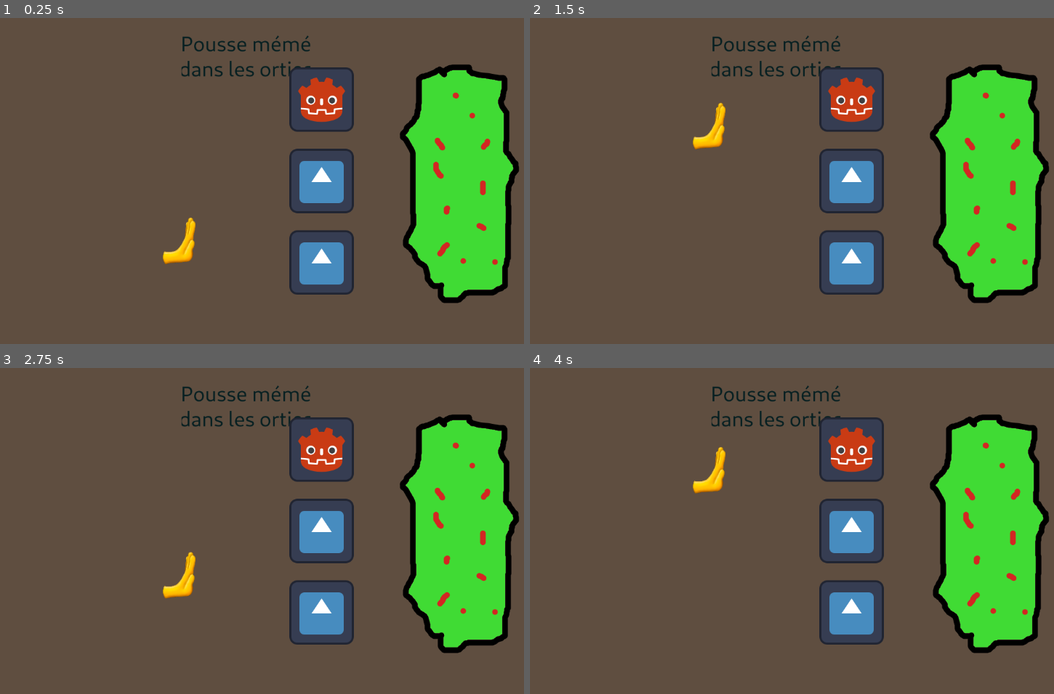
Above: before the commit, frames 1-4 (two rows, left to right).
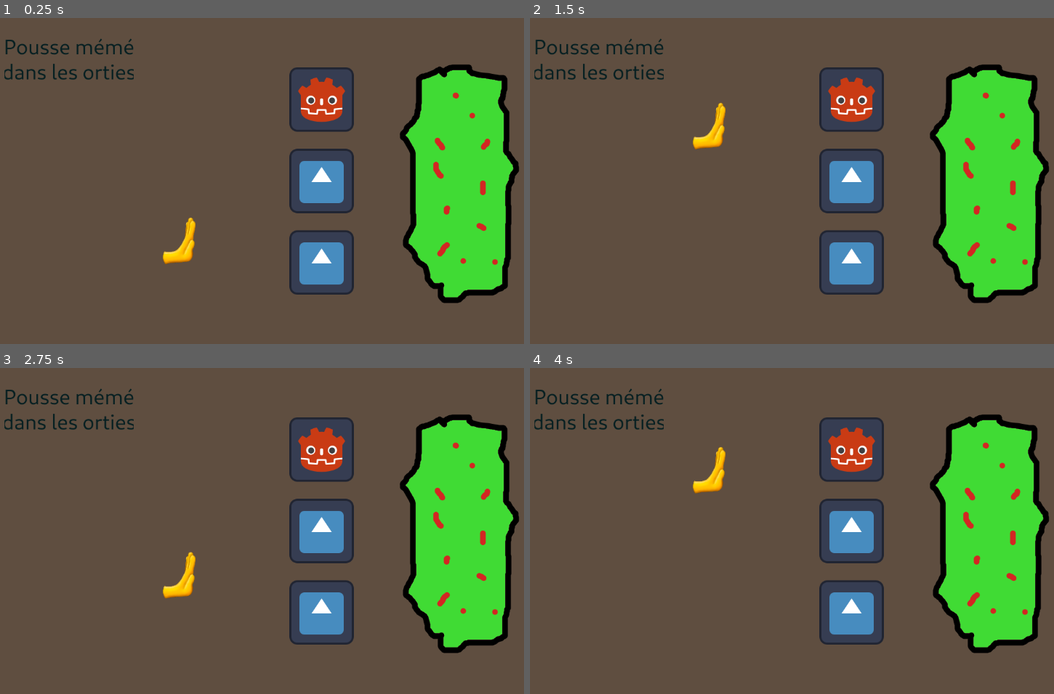
Above: after the commit, the same moments.

Repository: Laroustine/Global-GameJam_2024
Game: Godot game, scene res://mini-games/meme_ortie.tscn
The game is run twice, just before and just after one commit, with the same random seed, the same clock (stepped at 60 frames per second) and the same inputs. This scene is started directly instead of the project's main scene. The engine's default icon, where the game draws it, is replaced by a stand-in: a white triangle on a blue panel in a dark square.
Inputs:
- Up to frame 1 (0.25 s): no input
- Up to frame 2 (1.5 s): tap Enter (ui_accept) at 0.5, 0.77 s; hold Right (ui_right) 0.53-1.28 s; hold Down (ui_down) from 1.28 s (still down)
- Up to frame 3 (2.75 s): tap Enter (ui_accept) at 1.52 s; release Down (ui_down) at 2.03 s; hold Right (ui_right) from 2.03 s (still down)
- Up to frame 4 (4 s): release Right (ui_right) at 2.78 s; hold Up (ui_up) 2.78-3.53 s; tap Enter (ui_accept) at 3.02, 3.77 s; hold Left (ui_left) from 3.53 s (still down)

The runs differ from the first frame. In frame 1, 1.3% of the frame differs, in the area x 0-60%, y 5-19%; in frame 2, 1.3%; in frame 3, 1.3%; in frame 4, 1.3%.

Commit message:
[UPD] Finish Loop and Score and Mini-game

Diff:
--- a/lvl/lvl_01.gd
+++ b/lvl/lvl_01.gd
@@ -1,7 +1,6 @@
 extends Node2D
 
 var npc = load("res://lvl/child.tscn")
-@onready var time_lable = $Control/Time
 @export var children_pos = [Vector2(0,0), Vector2(-800,800), Vector2(-800,-800),Vector2(800,800), Vector2(800,-800)]
 
 # Called when the node enters the scene tree for the first time.
@@ -16,7 +15,7 @@
 		$children.add_child(npc_i)
 
 # Called every frame. 'delta' is the elapsed time since the previous frame.
-func _process(delta):
+func _process(_delta):
 	#time_lable.set_text(time_to_str(($GlobalTimer.time_left)))
 	pass
 
--- a/mini-games/meme_assets/Grandma.gd
+++ b/mini-games/meme_assets/Grandma.gd
@@ -1,20 +1,12 @@
 class_name Grandma extends Area2D
 
 @export var IS_GRANDMA: bool = false
-var text = null
+@export var anim: AnimationPlayer
+var text_gran = preload("res://icon2.svg")
+var text_child = preload("res://icon.svg")
 
-func _init(grandma: bool):
-	var sprite = Sprite2D.new()
-	IS_GRANDMA = grandma
+func _ready():
 	if IS_GRANDMA:
-		text = load("res://icon2.svg")
+		$Sprite2D.texture = text_gran
 	else:
-		text = load("res://icon.svg")
-	sprite.texture = text
-	add_child(sprite)
-	var collision = CollisionShape2D.new()
-	var rect = RectangleShape2D.new()
-	rect.size = Vector2(30, 140)
-	collision.shape = rect
-	collision.position = Vector2(-50, 0)
-	add_child(collision)
+		$Sprite2D.texture = text_child
--- a/mini-games/meme_assets/Grandma.tscn
+++ b/mini-games/meme_assets/Grandma.tscn
@@ -1,6 +1,83 @@
-[gd_scene load_steps=2 format=3 uid="uid://tpaagxx7mqso"]
+[gd_scene load_steps=7 format=3 uid="uid://tpaagxx7mqso"]
 
 [ext_resource type="Script" path="res://mini-games/meme_assets/Grandma.gd" id="1_wa47e"]
+[ext_resource type="Texture2D" uid="uid://dtmqop2w18wf8" path="res://icon.svg" id="2_23jdf"]
+
+[sub_resource type="RectangleShape2D" id="RectangleShape2D_25pid"]
+size = Vector2(40, 120)
+
+[sub_resource type="Animation" id="Animation_orkvj"]
+resource_name = "jump"
+length = 1.2
+tracks/0/type = "value"
+tracks/0/imported = false
+tracks/0/enabled = true
+tracks/0/path = NodePath("Sprite2D:position")
+tracks/0/interp = 1
+tracks/0/loop_wrap = true
+tracks/0/keys = {
+"times": PackedFloat32Array(0, 0.3, 0.6, 0.9, 1.2),
+"transitions": PackedFloat32Array(1, 1, 1, 1, 1),
+"update": 0,
+"values": [Vector2(0, 0), Vector2(93, -59), Vector2(172, -79), Vector2(250, -63), Vector2(315, 16)]
+}
+tracks/1/type = "value"
+tracks/1/imported = false
+tracks/1/enabled = true
+tracks/1/path = NodePath("Sprite2D:rotation")
+tracks/1/interp = 1
+tracks/1/loop_wrap = true
+tracks/1/keys = {
+"times": PackedFloat32Array(0, 0.1, 0.7, 1.2),
+"transitions": PackedFloat32Array(1, 1, 1, 1),
+"update": 0,
+"values": [0.0, 0.145444, 0.174533, 1.74533]
+}
+
+[sub_resource type="Animation" id="Animation_52mp0"]
+length = 0.001
+tracks/0/type = "value"
+tracks/0/imported = false
+tracks/0/enabled = true
+tracks/0/path = NodePath("Sprite2D:rotation")
+tracks/0/interp = 1
+tracks/0/loop_wrap = true
+tracks/0/keys = {
+"times": PackedFloat32Array(0),
+"transitions": PackedFloat32Array(1),
+"update": 0,
+"values": [0.0]
+}
+tracks/1/type = "value"
+tracks/1/imported = false
+tracks/1/enabled = true
+tracks/1/path = NodePath("Sprite2D:position")
+tracks/1/interp = 1
+tracks/1/loop_wrap = true
+tracks/1/keys = {
+"times": PackedFloat32Array(0),
+"transitions": PackedFloat32Array(1),
+"update": 0,
+"values": [Vector2(0, 0)]
+}
+
+[sub_resource type="AnimationLibrary" id="AnimationLibrary_0431g"]
+_data = {
+"RESET": SubResource("Animation_52mp0"),
+"jump": SubResource("Animation_orkvj")
+}
 
 [node name="Grandma" type="Area2D"]
 script = ExtResource("1_wa47e")
+
+[node name="Sprite2D" type="Sprite2D" parent="."]
+texture = ExtResource("2_23jdf")
+
+[node name="CollisionShape2D" type="CollisionShape2D" parent="."]
+position = Vector2(-50, 0)
+shape = SubResource("RectangleShape2D_25pid")
+
+[node name="AnimationPlayer" type="AnimationPlayer" parent="."]
+libraries = {
+"": SubResource("AnimationLibrary_0431g")
+}
--- a/mini-games/meme_assets/Hand.gd
+++ b/mini-games/meme_assets/Hand.gd
@@ -8,6 +8,8 @@
 var TARGET
 var SPEED = 400.0
 var IS_CLICKED = false
+var animation: AnimationPlayer = null
+var is_hit: bool
 
 signal did_win(win: bool)
 
@@ -17,10 +19,12 @@
 	position = Vector2(randf_range(START.x, END.x), randf_range(START.y, END.y))
 	TARGET = END if randf() >= 0.5 else START
 
-func _process(delta):
+func _process(_delta):
 	if IS_PLAYING and Input.is_action_pressed("ui_accept") and not IS_CLICKED:
 		IS_CLICKED = true
 		TARGET = Vector2(global_position.x + MOVE, global_position.y)
+	if animation and not animation.is_playing():
+		did_win.emit(is_hit)
 
 func _physics_process(delta):
 	if global_position == TARGET and not IS_CLICKED:
@@ -33,4 +37,6 @@
 
 func _on_area_entered(area):
 	var grandma := area as Grandma
-	did_win.emit(grandma.IS_GRANDMA)
+	animation = grandma.get_node("AnimationPlayer")
+	is_hit = grandma.IS_GRANDMA
+	animation.play("jump")
--- a/mini-games/meme_ortie.gd
+++ b/mini-games/meme_ortie.gd
@@ -10,13 +10,15 @@
 	randomize()
 	var height = 648 / (NUM_GRANDMA + 1)
 	var rnd_gr = randi_range(0, NUM_GRANDMA - 1)
+	var grand_snc = load("res://mini-games/meme_assets/Grandma.tscn")
 	for i in range(NUM_GRANDMA):
-		var grand = Grandma.new(i == rnd_gr)
+		var grand = grand_snc.instantiate()
+		grand.IS_GRANDMA = i == rnd_gr
 		grand.position = Vector2(700, height + height * i)
 		$Characters.add_child(grand)
 
 # Called every frame. 'delta' is the elapsed time since the previous frame.
-func _process(delta):
+func _process(_delta):
 	$Hand.IS_PLAYING = IS_PLAYING
 
 func _on_hand_did_win(win):
--- a/mini-games/meme_ortie.tscn
+++ b/mini-games/meme_ortie.tscn
@@ -41,7 +41,7 @@
 position = Vector2(576, 324)
 
 [node name="Text" type="Sprite2D" parent="."]
-position = Vector2(550, 80)
+position = Vector2(199, 86)
 texture = ExtResource("5_f5fa3")
 
 [connection signal="area_entered" from="Hand" to="Hand" method="_on_area_entered"]
--- a/mini-games/tarte-face.gd
+++ b/mini-games/tarte-face.gd
@@ -4,20 +4,24 @@
 @export var n_pos: int = 10
 @export var map_size: Vector2 = Vector2(1100, 600)
 @export var IS_PLAYING = false
+@export var SPEED = 400.0
 
 var indx:int = 0
+var face_target: Vector2
+var HIT_SCORE: int = 0
 
 signal give_score(score: int)
 
 # Called when the node enters the scene tree for the first time.
 func _ready():
 	randomize()
-
+	$AnimationPlayer.play("shake")
 	var face = $Face
 	var ret  = $Reticle
 	#face.set_scale(Vector2(2,2))
 	#ret.set_scale(Vector2(1,1))
-	ret.set_position(Vector2(map_size.x/2, map_size.y/2))
+	ret.global_position = Vector2(map_size.x/2, map_size.y/2)
+
 
 	var pos = Vector2.ZERO
 	for i in range(n_pos-1):
@@ -25,19 +29,26 @@
 		pos.y = randi_range(0,map_size.y)
 		pos_l.append(pos)
 	pos_l.append(ret.position)
-	face.set_position(Vector2(500, 310))
+	face.global_position = Vector2(500, 310)
 
 # Called every frame. 'delta' is the elapsed time since the previous frame.
 func _process(delta):
 	$Reticle.IS_PLAYING = IS_PLAYING
+	if HIT_SCORE == 0:
+		$Face.position.x = move_toward($Face.position.x, face_target.x, SPEED * delta)
+		$Face.position.y = move_toward($Face.position.y, face_target.y, SPEED * delta)
+	if not $AnimationPlayer.is_playing():
+		give_score.emit(HIT_SCORE)
 
 func _on_timer_timeout():
 	if randi_range(0,1) < 1:
 		indx = randi_range(0,n_pos-1)
-	$Face.position = pos_l[indx]
+	face_target = pos_l[indx]
+	#$Face.global_position = pos_l[indx]
 
 func _on_reticle_hit(did_hit):
+	$AnimationPlayer.play("throw")
 	if did_hit:
-		give_score.emit(100)
+		HIT_SCORE = 100
 	else:
-		give_score.emit(-50)
+		HIT_SCORE = -50
--- a/mini-games/tarte-face.tscn
+++ b/mini-games/tarte-face.tscn
@@ -1,14 +1,130 @@
-[gd_scene load_steps=7 format=3 uid="uid://dcu7bu0736xss"]
+[gd_scene load_steps=12 format=3 uid="uid://dcu7bu0736xss"]
 
 [ext_resource type="Script" path="res://mini-games/tarte-face.gd" id="1_3g60e"]
 [ext_resource type="Texture2D" uid="uid://dtmqop2w18wf8" path="res://icon.svg" id="2_20ffa"]
 [ext_resource type="Script" path="res://mini-games/tarte_assets/Reticle.gd" id="2_if8lp"]
 [ext_resource type="Texture2D" uid="uid://lbxr5aapvemm" path="res://texture/tarte-face/reticule.png" id="3_j5c13"]
+[ext_resource type="Texture2D" uid="uid://cepu5lcwx7lme" path="res://texture/pie.png" id="5_opa6w"]
+
+[sub_resource type="Animation" id="Animation_q1aq8"]
+resource_name = "shake"
+loop_mode = 1
+tracks/0/type = "value"
+tracks/0/imported = false
+tracks/0/enabled = true
+tracks/0/path = NodePath(".:rotation")
+tracks/0/interp = 2
+tracks/0/loop_wrap = true
+tracks/0/keys = {
+"times": PackedFloat32Array(0, 0.5, 1),
+"transitions": PackedFloat32Array(1, 1, 1),
+"update": 0,
+"values": [-0.174533, 0.174533, -0.174533]
+}
+tracks/1/type = "value"
+tracks/1/imported = false
+tracks/1/enabled = true
+tracks/1/path = NodePath(".:skew")
+tracks/1/interp = 2
+tracks/1/loop_wrap = true
+tracks/1/keys = {
+"times": PackedFloat32Array(0, 0.5, 1),
+"transitions": PackedFloat32Array(1, 1, 1),
+"update": 0,
+"values": [-0.174533, 0.174533, -0.174533]
+}
+
+[sub_resource type="Animation" id="Animation_6ujwo"]
+length = 0.001
+tracks/0/type = "value"
+tracks/0/imported = false
+tracks/0/enabled = true
+tracks/0/path = NodePath(".:rotation")
+tracks/0/interp = 1
+tracks/0/loop_wrap = true
+tracks/0/keys = {
+"times": PackedFloat32Array(0),
+"transitions": PackedFloat32Array(1),
+"update": 0,
+"values": [0.0]
+}
+tracks/1/type = "value"
+tracks/1/imported = false
+tracks/1/enabled = true
+tracks/1/path = NodePath(".:skew")
+tracks/1/interp = 1
+tracks/1/loop_wrap = true
+tracks/1/keys = {
+"times": PackedFloat32Array(0),
+"transitions": PackedFloat32Array(1),
+"update": 0,
+"values": [0.0]
+}
+tracks/2/type = "value"
+tracks/2/imported = false
+tracks/2/enabled = true
+tracks/2/path = NodePath(".:position")
+tracks/2/interp = 1
+tracks/2/loop_wrap = true
+tracks/2/keys = {
+"times": PackedFloat32Array(0),
+"transitions": PackedFloat32Array(1),
+"update": 0,
+"values": [Vector2(930, 480)]
+}
+
+[sub_resource type="Animation" id="Animation_1q0nv"]
+resource_name = "throw"
+length = 1.2
+tracks/0/type = "value"
+tracks/0/imported = false
+tracks/0/enabled = true
+tracks/0/path = NodePath(".:position")
+tracks/0/interp = 2
+tracks/0/loop_wrap = true
+tracks/0/keys = {
+"times": PackedFloat32Array(0, 1.2),
+"transitions": PackedFloat32Array(1, 1),
+"update": 0,
+"values": [Vector2(930, 480), Vector2(570, 313)]
+}
+tracks/1/type = "value"
+tracks/1/imported = false
+tracks/1/enabled = true
+tracks/1/path = NodePath("../Reticle:visible")
+tracks/1/interp = 1
+tracks/1/loop_wrap = true
+tracks/1/keys = {
+"times": PackedFloat32Array(0),
+"transitions": PackedFloat32Array(1),
+"update": 1,
+"values": [false]
+}
+tracks/2/type = "value"
+tracks/2/imported = false
+tracks/2/enabled = true
+tracks/2/path = NodePath(".:rotation")
+tracks/2/interp = 2
+tracks/2/loop_wrap = true
+tracks/2/keys = {
+"times": PackedFloat32Array(0, 0.8, 1.2),
+"transitions": PackedFloat32Array(1, 1, 1),
+"update": 0,
+"values": [-0.174533, -1.89892, -2.76111]
+}
+
+[sub_resource type="AnimationLibrary" id="AnimationLibrary_v7mx3"]
+_data = {
+"RESET": SubResource("Animation_6ujwo"),
+"shake": SubResource("Animation_q1aq8"),
+"throw": SubResource("Animation_1q0nv")
+}
 
 [sub_resource type="RectangleShape2D" id="RectangleShape2D_tcrbs"]
 size = Vector2(127, 127)
 
 [sub_resource type="CircleShape2D" id="CircleShape2D_m4qkv"]
+radius = 14.0
 
 [node name="Tarte-face" type="Node2D"]
 script = ExtResource("1_3g60e")
@@ -19,8 +135,14 @@
 scale = Vector2(28.8573, 16.1964)
 color = Color(0.509804, 0.317647, 0.164706, 0.352941)
 
+[node name="AnimationPlayer" type="AnimationPlayer" parent="."]
+root_node = NodePath("../Pie")
+libraries = {
+"": SubResource("AnimationLibrary_v7mx3")
+}
+
 [node name="Face" type="Area2D" parent="."]
-scale = Vector2(0.2, 0.2)
+scale = Vector2(1.4, 1.4)
 
 [node name="CollisionShape2D" type="CollisionShape2D" parent="Face"]
 shape = SubResource("RectangleShape2D_tcrbs")
@@ -31,15 +153,21 @@
 
 [node name="Reticle" type="Area2D" parent="."]
 position = Vector2(38, 3.8147e-06)
-scale = Vector2(0.1, 0.1)
+scale = Vector2(1.2, 1.2)
 script = ExtResource("2_if8lp")
 
 [node name="CollisionShape2D" type="CollisionShape2D" parent="Reticle"]
 position = Vector2(-2, -8)
 shape = SubResource("CircleShape2D_m4qkv")
+debug_color = Color(0.972549, 0.0745098, 0.364706, 0.419608)
 
 [node name="Reticle" type="Sprite2D" parent="Reticle"]
 texture = ExtResource("3_j5c13")
+
+[node name="Pie" type="Sprite2D" parent="."]
+position = Vector2(930, 480)
+scale = Vector2(1.6, 1.6)
+texture = ExtResource("5_opa6w")
 
 [node name="Timer" type="Timer" parent="."]
 wait_time = 0.2
--- a/player/Player.gd
+++ b/player/Player.gd
@@ -4,6 +4,7 @@
 @export var map_size:Vector2 = Vector2(2048,2048)
 @onready var time_lable = $Control/Time
 @onready var score_lable = $Control/Score
+@onready var minigame_window = $Control/SubViewportContainer/SubViewport
 @export var timer:Timer
 var SCORE = 0
 
@@ -23,9 +24,9 @@
 	score_lable.set_text("Score: " + str(SCORE))
 
 func time_to_str(time: int):
-	var min = time/60
-	var sec = time - min*60
-	return str("%0*d"%[2,min])+":"+str("%0*d" % [2,sec])
+	var minute = time / 60
+	var sec = time - minute * 60
+	return str("%0*d"%[2,minute])+":"+str("%0*d" % [2,sec])
 
 func _physics_process(_delta):
 	if IS_PLAYING:
@@ -49,7 +50,7 @@
 func _on_area_2d_area_entered(area):
 	CURRENT_GAME = MINI_GAMES[randi_range(0, len(MINI_GAMES) - 1)].instantiate()
 	CURRENT_GAME.give_score.connect(_on_give_score)
-	$Control/SubViewportContainer/SubViewport.add_child(CURRENT_GAME)
+	minigame_window.call_deferred("add_child", CURRENT_GAME)
 	set_playing(true)
 	collided_child.emit(area)
 
Binary file added: texture/pie.png
Not shown, added: texture/pie.png.import
